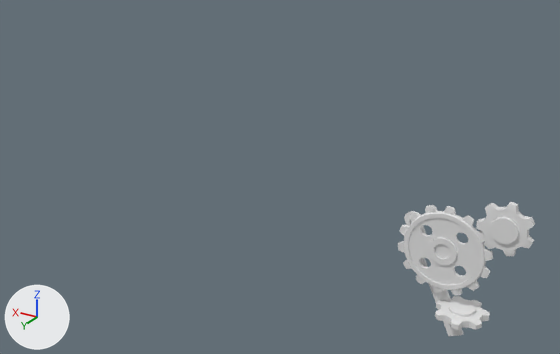
Renders of the FBX model HelpingHand_Unity/Assets/Models/Gears_4_VF.fbx from each side of a commit.
Both versions are drawn from a 50 mm lens placed at (-4.05, 9.72, 4.39), pointed at (-0.84, 4.38, 1.72). The axes (+X, +Y, +Z) are drawn at lower left. The lights are the same throughout. The older version comes first. Where no turn or scale is listed for an object, it has been applied to the vertices.

Script lines for the objects in view, before the commit:
```python
me_mesh_001 = bpy.data.meshes.new('Mesh.001')
me_mesh_001.from_pydata(...)  # 888 vertices, 800 faces; spans x -0.384..0.378, y -0.109..0.029, z -0.387..0.379
me_mesh_001.materials.append(mat_gears_4_vf)  # white #e7e7e7
me_mesh_002 = bpy.data.meshes.new('Mesh.002')
me_mesh_002.from_pydata(...)  # 324 vertices, 322 faces; spans x -0.647..0.615, y -0.644..0.644, z -0.145..0.145
me_mesh_002.materials.append(mat_gears_4_vf)  # white #e7e7e7
me_mesh_003 = bpy.data.meshes.new('Mesh.003')
me_mesh_003.from_pydata(...)  # 48 vertices, 28 faces; spans x -0.072..0.497, y -0.017..0.017, z -0.06..0.974
me_mesh_003.materials.append(mat_gears_4_vf)  # white #e7e7e7
ob_cube_021 = bpy.data.objects.new('Cube.021', me_mesh_003)
ob_cube_021.location = (-2.516, 4.385, 0.72)
ob_gear_011 = bpy.data.objects.new('Gear.011', me_mesh_002)
ob_gear_011.location = (-2.579, 4.462, 0.958)
ob_gear_011.rotation_euler = (0.0, 0.0, 3.002)  # degrees (0, 0, 172)
ob_gear_011.scale = (0.332, 0.332, 0.332)
ob_interne_021 = bpy.data.objects.new('Interne.021', me_mesh_001)
ob_interne_021.location = (-2.386, 4.464, 1.468)
# also in view: 'Gear.010' at (-2.84, 4.46, 1.78)
```
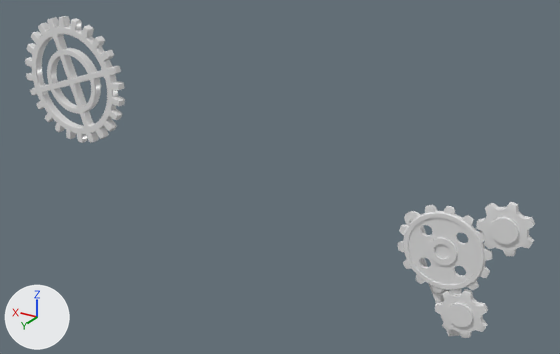
Boxes [x1, y1, x2, y2] around the edits, measured in the pictures (560 x 354 px):
'Gear.001', added
    after: [25, 16, 125, 143]
'Gear.011', turned
    before: [435, 296, 490, 330]
    after: [435, 289, 488, 338]

What changed in the scene script:
```text
Add me_mesh_004:
    me_mesh_004.from_pydata(...)  # 1478 vertices, 1547 faces; spans x -0.599..0.599, y -0.039..0.039, z -0.599..0.599
    me_mesh_004.materials.append(mat_gears_4_vf)  # white #e7e7e7
Change ob_gear_011:
    ob_gear_011.rotation_euler: (0.0, 0.0, 3.002) -> (1.571, 0.523, 0.0)  # degrees (0, 0, 172) -> degrees (90, 30, 0)
Add ob_gear_001:
    ob_gear_001 = bpy.data.objects.new('Gear.001', me_mesh_004)
    ob_gear_001.location = (1.236, 4.669, 2.346)
```
